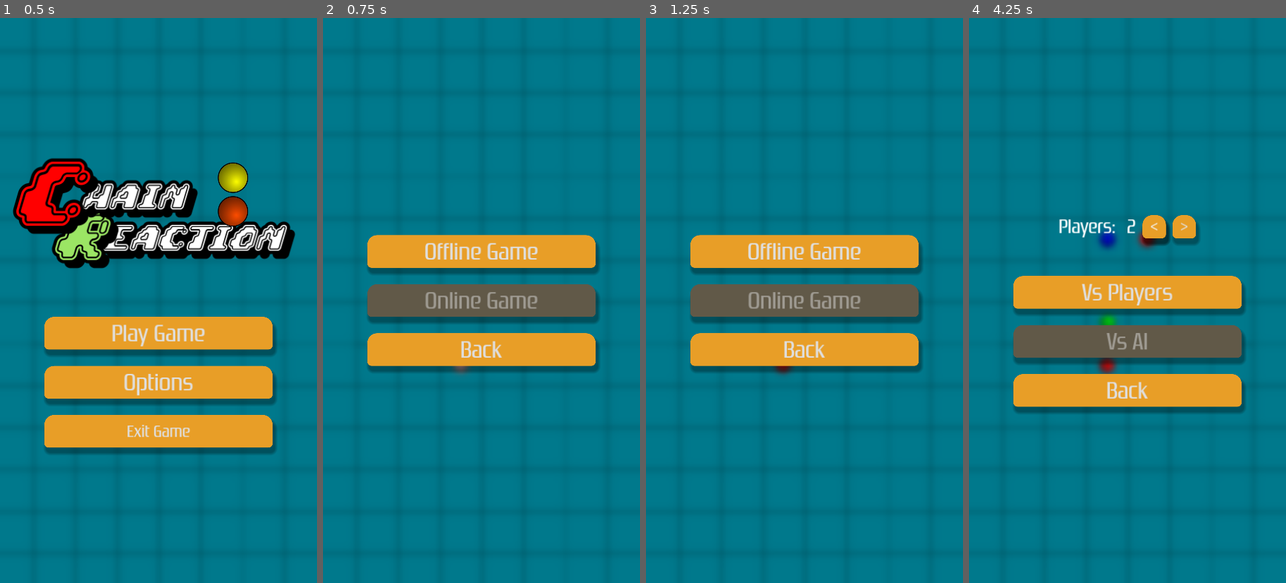
Above: before the commit, frames 1-4 (left to right).
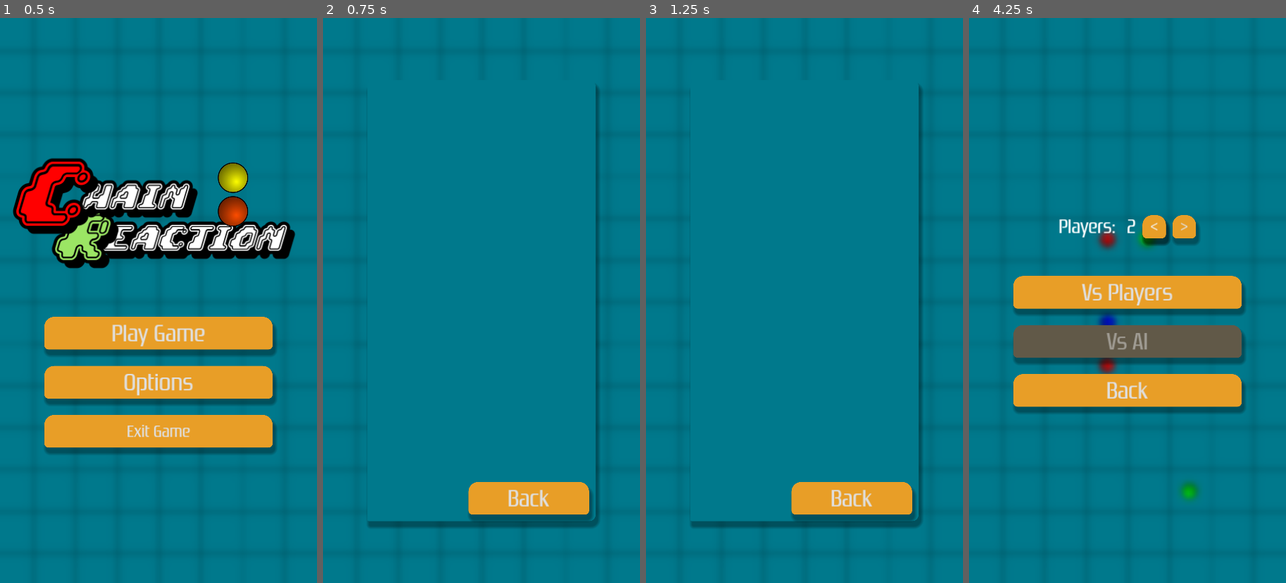
Above: after the commit, the same moments.

Repository: GuyWithBag/Chain-Reaction
Game: Godot game, scene res://gui/main_menu/main_menu.tscn
Two runs of this game, one before a commit and one after it. Both use one fixed random seed, a clock stepped at 60 frames per second and the inputs below.
Inputs:
- Up to frame 1 (0.5 s): no input
- Up to frame 2 (0.75 s): click "Options" at 0.5 s
- Up to frame 3 (1.25 s): no input
- Up to frame 4 (4.25 s): click "Back" at 1.25 s; click "Play Game" at 2 s; click "Offline Game" at 2.75 s; click "<" at 3.5 s

Frame 1 is identical in both runs. In frame 2, 19% of the frame differs, in the area x 14-88%, y 11-91%; in frame 3, 19%; in frame 4, 0.6%.

Commit message:
added options page

Diff:
--- a/gui/main_menu/main_menu.tscn
+++ b/gui/main_menu/main_menu.tscn
@@ -54,6 +54,7 @@
 tabs_visible = false
 
 [node name="MainPage" type="VBoxContainer" parent="CanvasLayer/Control/CenterContainer/MainBody/Pages"]
+visible = false
 layout_mode = 2
 theme_override_constants/separation = 50
 alignment = 1
@@ -93,7 +94,7 @@
 layout_mode = 2
 text = "Options"
 page_container = NodePath("../../..")
-go_to_page = NodePath("../../../GameModesPage")
+go_to_page = NodePath("../../../OptionsPage")
 
 [node name="ExitGame" parent="CanvasLayer/Control/CenterContainer/MainBody/Pages/MainPage/Options" instance=ExtResource("3_5i3wu")]
 layout_mode = 2
@@ -153,17 +154,46 @@
 page_container = NodePath("../..")
 go_to_page = NodePath("../../GameModesPage")
 
-[node name="MultiplayerModePage2" type="VBoxContainer" parent="CanvasLayer/Control/CenterContainer/MainBody/Pages"]
-visible = false
-layout_mode = 2
-theme_override_constants/separation = 50
-alignment = 1
-
-[node name="OptionsPage" type="VBoxContainer" parent="CanvasLayer/Control/CenterContainer/MainBody/Pages"]
-visible = false
-layout_mode = 2
-theme_override_constants/separation = 50
-alignment = 1
+[node name="MultiplayerModePage" type="VBoxContainer" parent="CanvasLayer/Control/CenterContainer/MainBody/Pages"]
+visible = false
+layout_mode = 2
+theme_override_constants/separation = 50
+alignment = 1
+
+[node name="OptionsPage" type="PanelContainer" parent="CanvasLayer/Control/CenterContainer/MainBody/Pages"]
+layout_mode = 2
+
+[node name="MarginContainer" type="MarginContainer" parent="CanvasLayer/Control/CenterContainer/MainBody/Pages/OptionsPage"]
+layout_mode = 2
+theme_override_constants/margin_left = 20
+theme_override_constants/margin_top = 20
+theme_override_constants/margin_right = 20
+theme_override_constants/margin_bottom = 20
+
+[node name="VBoxContainer" type="VBoxContainer" parent="CanvasLayer/Control/CenterContainer/MainBody/Pages/OptionsPage/MarginContainer"]
+layout_mode = 2
+theme_override_constants/separation = 50
+
+[node name="ScrollContainer" type="ScrollContainer" parent="CanvasLayer/Control/CenterContainer/MainBody/Pages/OptionsPage/MarginContainer/VBoxContainer"]
+custom_minimum_size = Vector2(0, 1159)
+layout_mode = 2
+horizontal_scroll_mode = 0
+
+[node name="Options" type="VBoxContainer" parent="CanvasLayer/Control/CenterContainer/MainBody/Pages/OptionsPage/MarginContainer/VBoxContainer/ScrollContainer"]
+custom_minimum_size = Vector2(0, 1159)
+layout_mode = 2
+size_flags_vertical = 3
+
+[node name="Buttons" type="HBoxContainer" parent="CanvasLayer/Control/CenterContainer/MainBody/Pages/OptionsPage/MarginContainer/VBoxContainer"]
+layout_mode = 2
+size_flags_vertical = 3
+alignment = 2
+
+[node name="GoToPageButton" parent="CanvasLayer/Control/CenterContainer/MainBody/Pages/OptionsPage/MarginContainer/VBoxContainer/Buttons" node_paths=PackedStringArray("page_container", "go_to_page") instance=ExtResource("4_1rbl0")]
+custom_minimum_size = Vector2(370, 100)
+layout_mode = 2
+page_container = NodePath("../../../../..")
+go_to_page = NodePath("../../../../../MainPage")
 
 [node name="ChooseMapPage" type="VBoxContainer" parent="CanvasLayer/Control/CenterContainer/MainBody/Pages"]
 visible = false
Not shown: 1 places in gui/main_menu/main_menu.tscn that only renumber resources
Not shown: 1 places in scenes/game_world/game_world.tscn that only renumber resources
